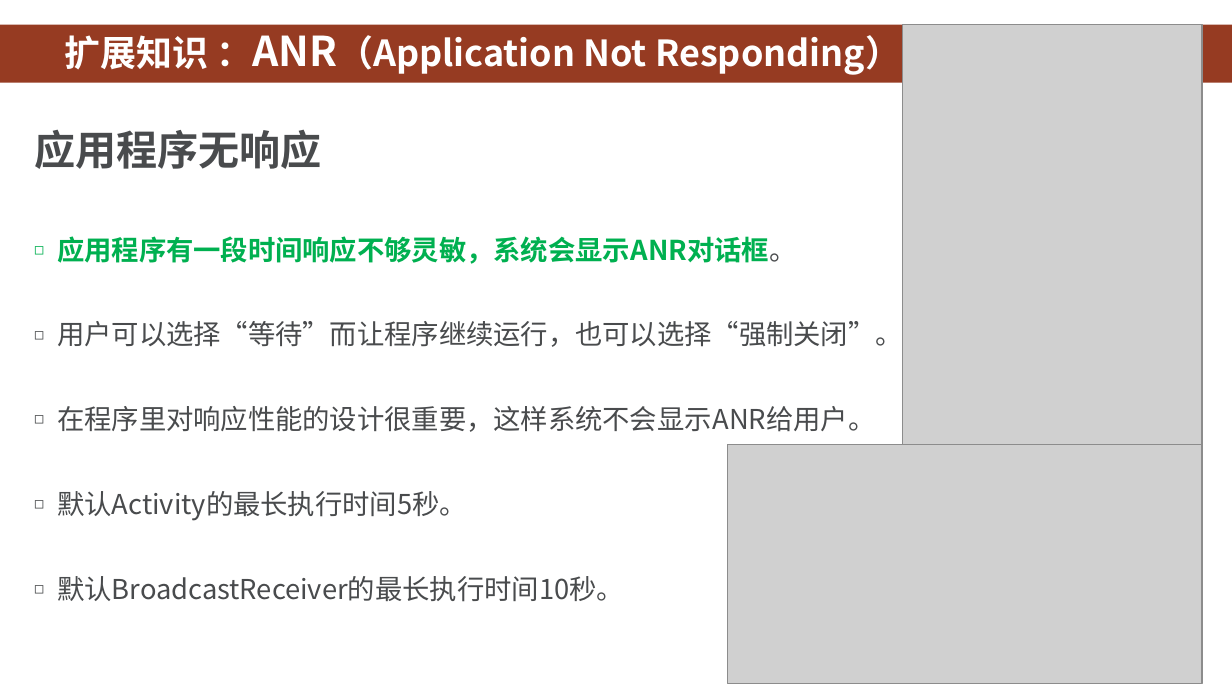
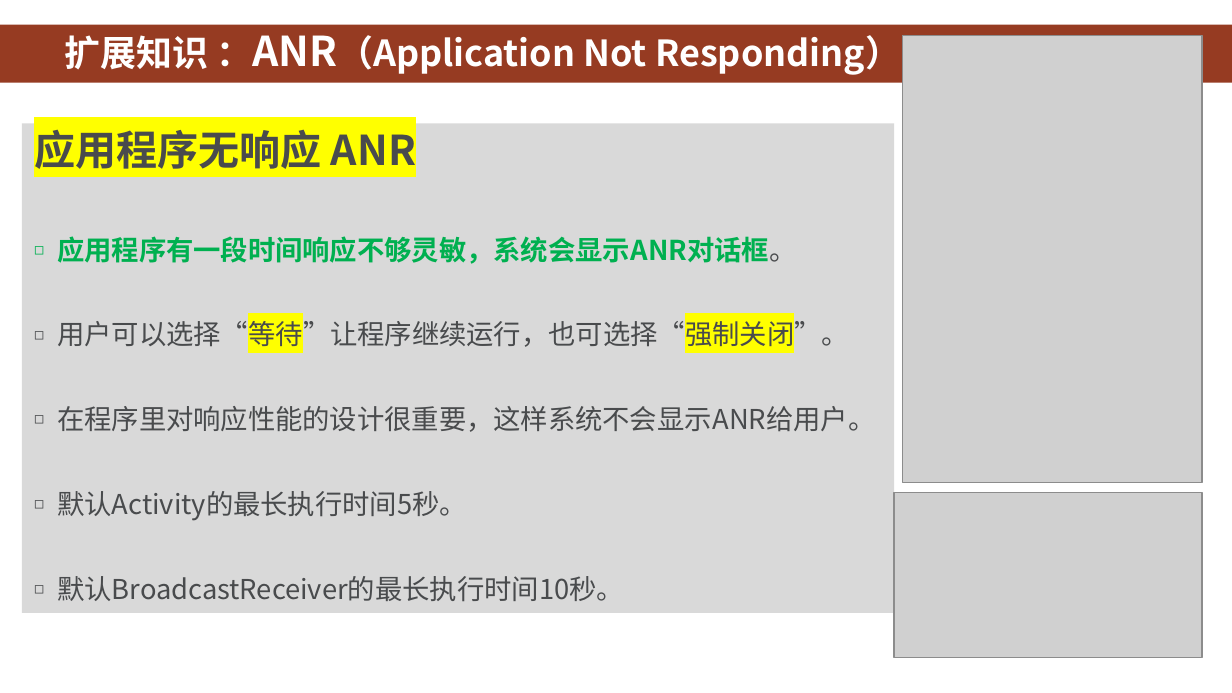
Before and after one commit to HBU/Android-PPT, a slide deck: slide 8 of 07.0 -- 广播 ------- 第07章.pptx. Drawn at 1232x693 pixels with LibreOffice and Linux fonts; fonts in the diff are those of the drawing; grey boxes stand for pictures; background and template pictures are left out. Boxes give left, top, right and bottom in pixels: in the first picture for what was removed or moved away, otherwise in the second. Text is boxed around its words. In the diff, an @@ line names an element or a change of style, - is before the commit and + after.

```diff
--- a/07.0 -- 广播 ------- 第07章.pptx
+++ b/07.0 -- 广播 ------- 第07章.pptx
@@ picture: place and size @@
-picture at (903, 25, 1202, 472)
+picture at (903, 36, 1202, 483)
@@ text "应用程序无响应 ANR": place and size @@
-text "应用程序无响应 ANR" at (34, 130, 903, 602)
+text "应用程序无响应 ANR" at (22, 123, 894, 612)
@@ text "应用程序无响应 ANR" at (22, 123, 894, 612): fill none to #D9D9D9 @@
@@ text at (34, 130, 416, 169): text changed @@
-应用程序无响应
+应用程序无响应 ANR
@@ text at (57, 317, 849, 352): text changed @@
-◻ 用户可以选择“等待”而让程序继续运行，也可以选择“强制关闭”。
+◻ 用户可以选择“等待”让程序继续运行，也可选择“强制关闭”。
@@ picture removed at (728, 445, 1202, 684) @@
@@ picture added at (894, 493, 1202, 658) @@
```
Also in this commit, not shown: 15 other slides changed.
